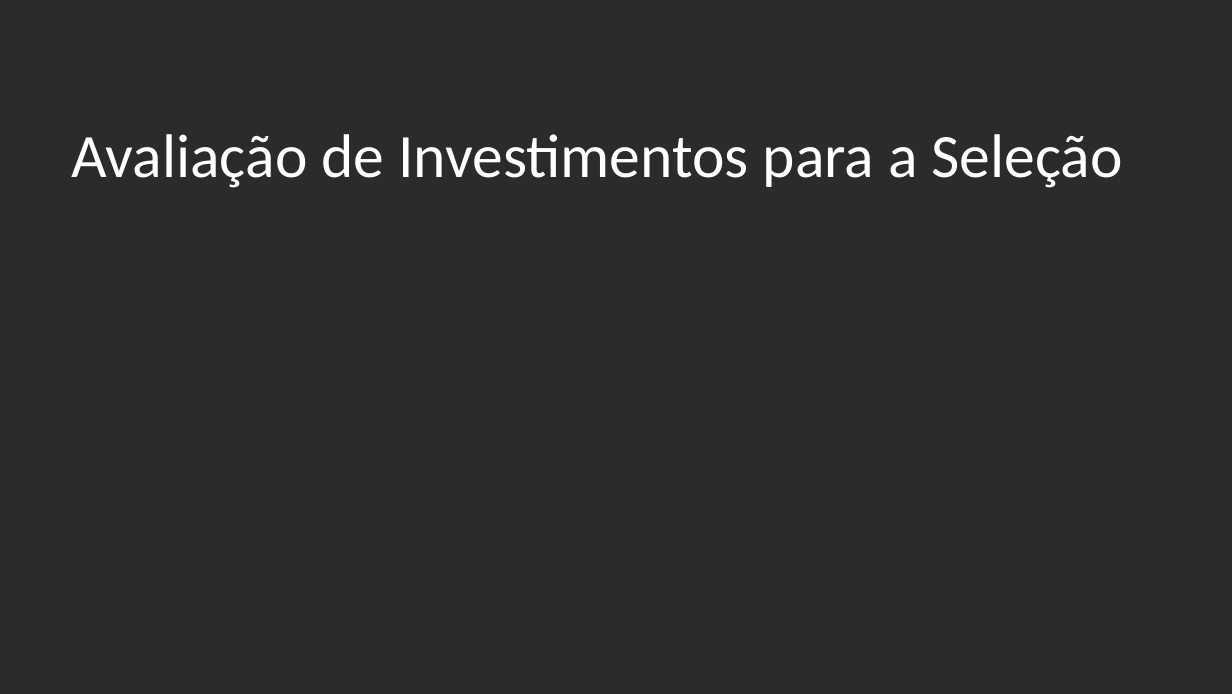
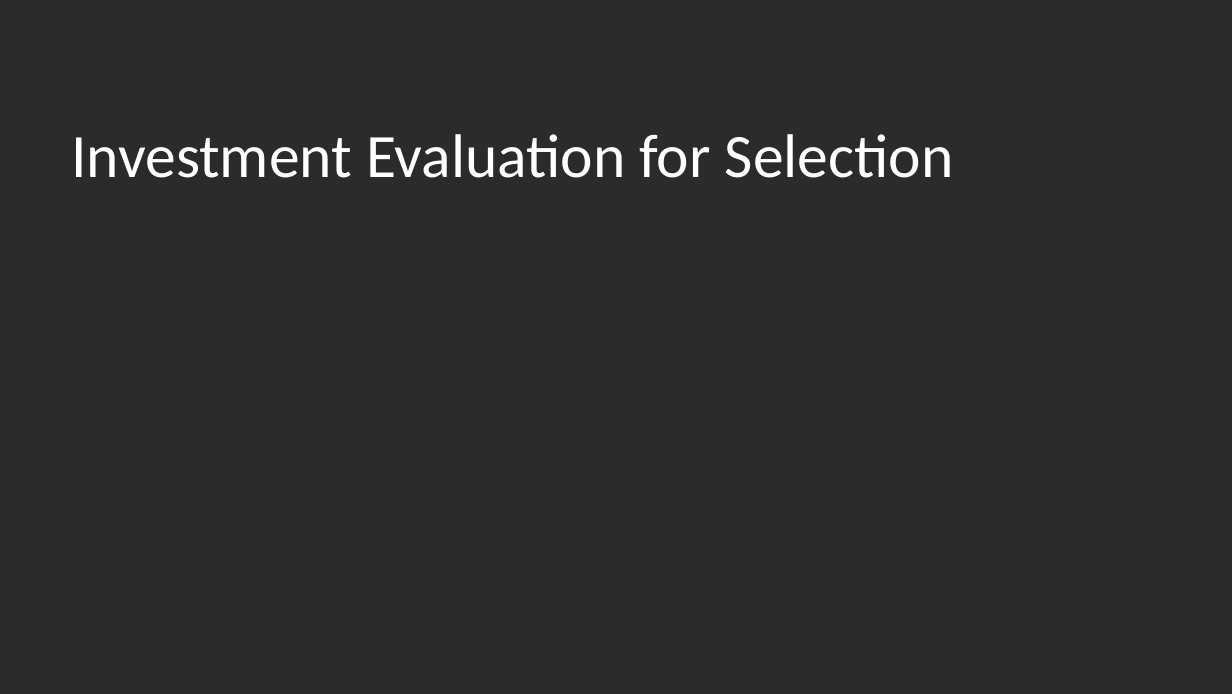
Before and after one commit to CALATAMITBMCOE/Strategic-Alignment, a slide deck: slide 27 of Documentation/CA PPM for Strategic Planning and Execution_EN.pptx. Drawn at 1232x694 pixels with LibreOffice and Linux fonts; fonts in the diff are those of the drawing; background and template pictures are left out; a plain dark background stands for a picture behind light text. Boxes give left, top, right and bottom in pixels: in the first picture for what was removed or moved away, otherwise in the second. Text is boxed around its words. In the diff, an @@ line names an element or a change of style, - is before the commit and + after.

```diff
--- a/Documentation/CA PPM for Strategic Planning and Execution_EN.pptx
+++ b/Documentation/CA PPM for Strategic Planning and Execution_EN.pptx
@@ title at <box>71,134,954,178</box>: text changed @@
-Avaliação de Investimentos para a Seleção
+Investment Evaluation for Selection
```
Also in this commit, not shown: 31 other slides changed, 3 slides added, 3 slides removed, 2 other files.
